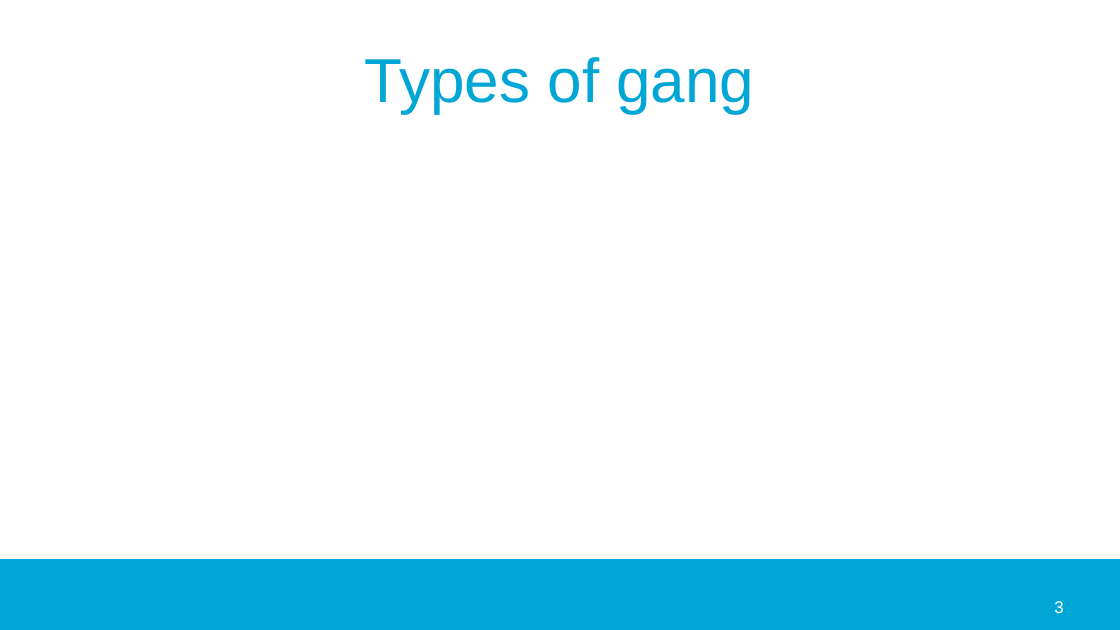
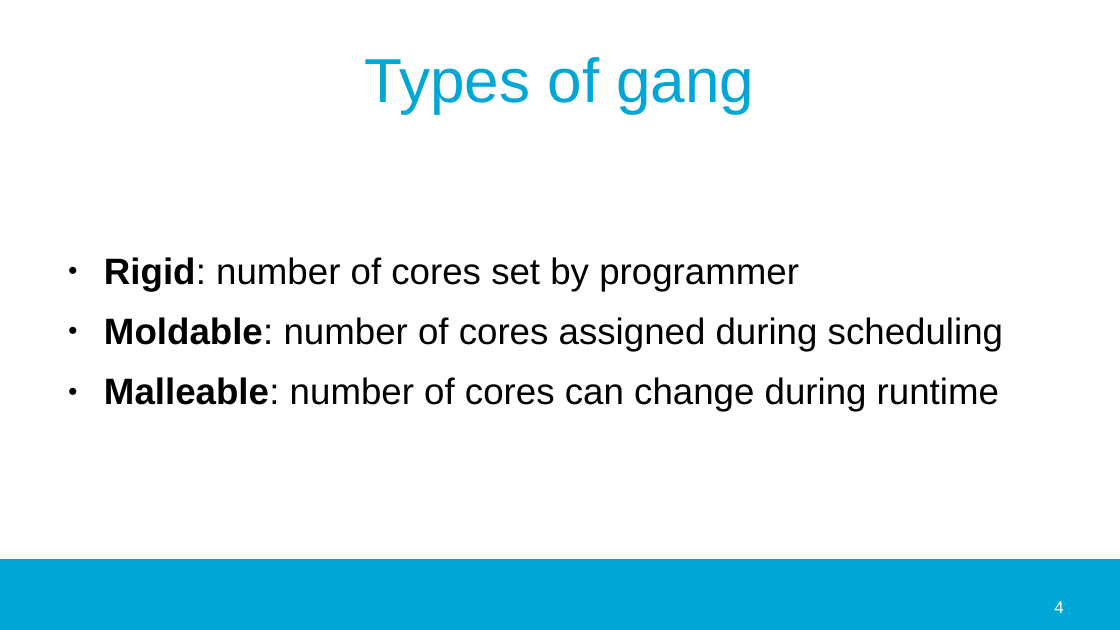
Before and after one commit to jmigual/APATeoria, a slide deck: slide 4 of Notes/TFM_presentations/2020_02_24/2020_02_24.odp (slide 3 before the commit). Drawn at 1120x630 pixels with LibreOffice and Linux fonts; fonts in the diff are those of the drawing; background and template pictures are left out. Boxes give left, top, right and bottom in pixels: in the first picture for what was removed or moved away, otherwise in the second. Text is boxed around its words. In the diff, an @@ line names an element or a change of style, - is before the commit and + after.

```diff
--- a/Notes/TFM_presentations/2020_02_24/2020_02_24.odp
+++ b/Notes/TFM_presentations/2020_02_24/2020_02_24.odp
@@ text added at [104,257,1003,412], 26 pt, text #000000 @@
+● Rigid: number of cores set by programmer
+● Moldable: number of cores assigned during scheduling
+● Malleable: number of cores can change during runtime
@@ page number at [1054,601,1063,613]: text changed @@
-3
+4
```
Also in this commit, not shown: 1 slide added, 1 other file.
